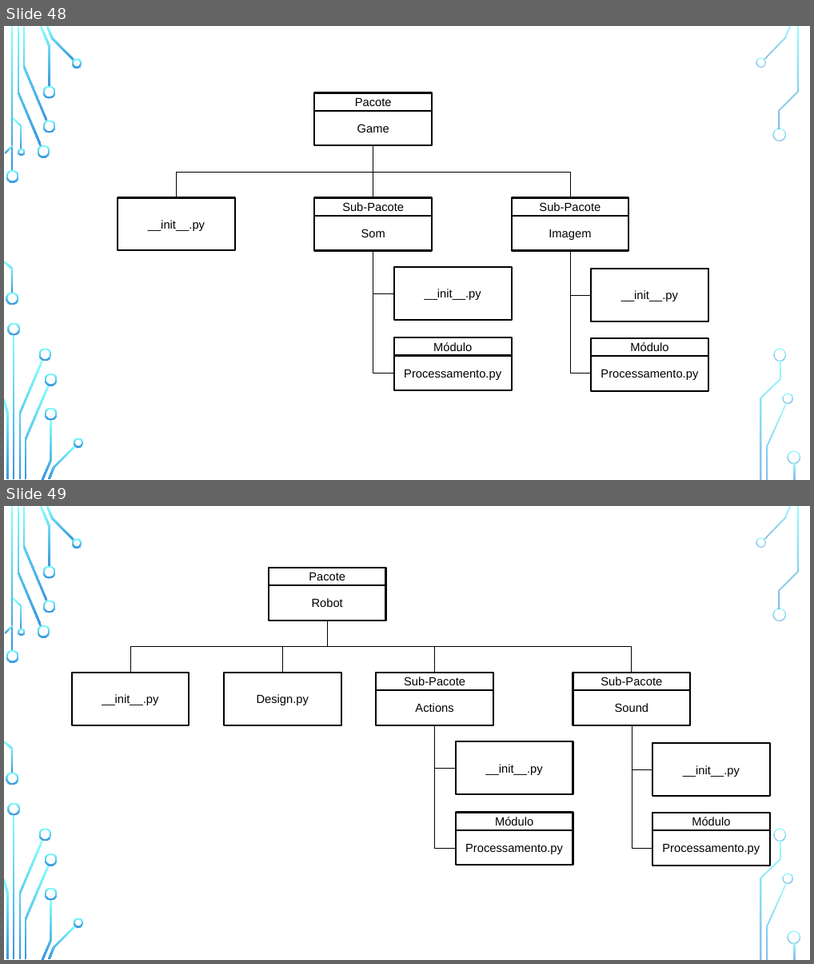
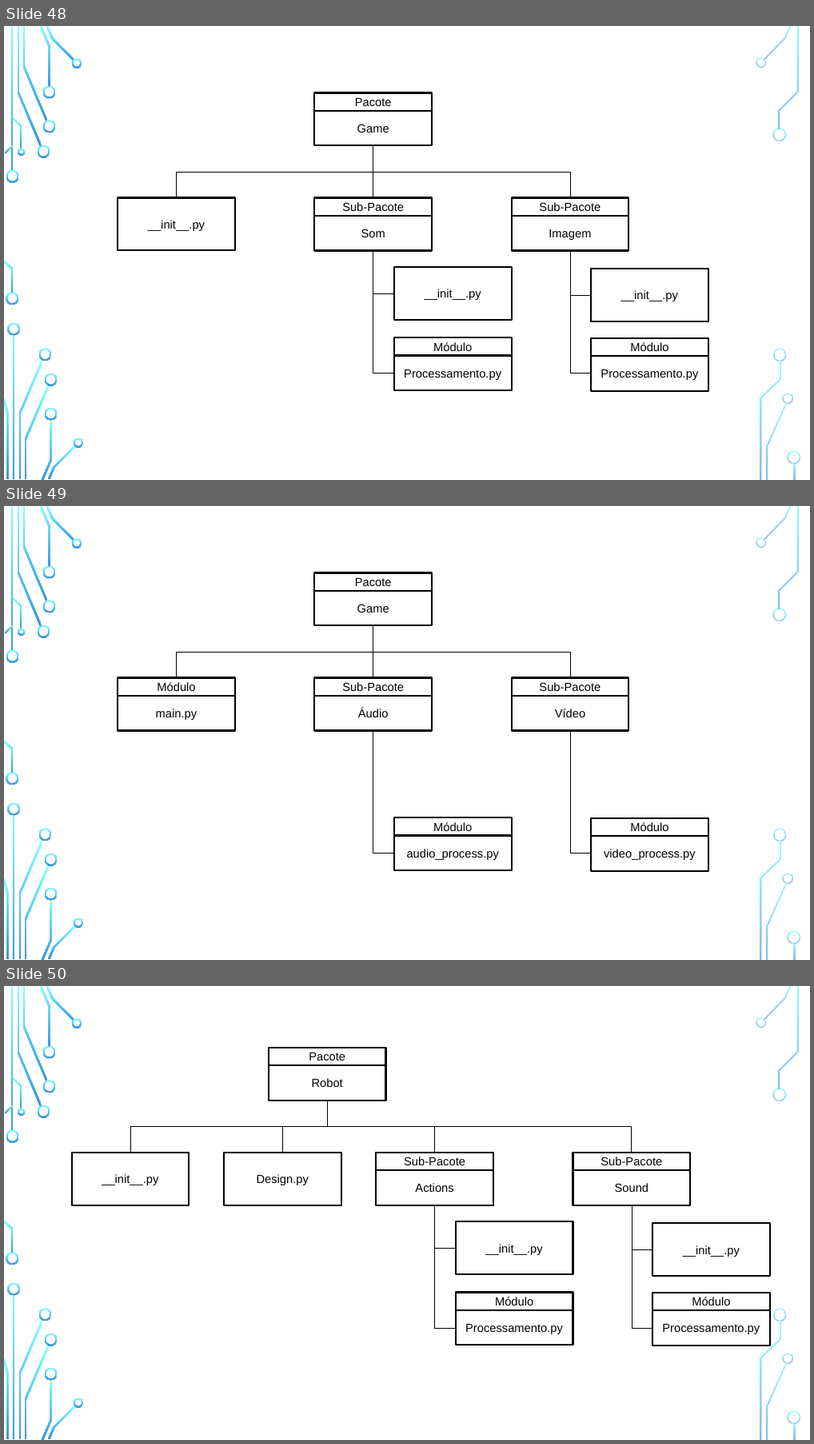
Before and after one commit to zz4fap/python-programming, a slide deck: figures/C126_figures.pptx. Shown one above the other, each under a label of ours: slides 48 and 49 before the commit, slides 48, 49 and 50 after it. The pictures are 814x964 and 814x1444 pixels, drawn with LibreOffice and Linux fonts; fonts in the diff are those of the drawing; background and template pictures are left out. Boxes give left, top, right and bottom in pixels: in the first picture for what was removed or moved away, otherwise in the second. Text is boxed around its words. In the diff, an @@ line names an element or a change of style, - is before the commit and + after.

```diff
--- a/figures/C126_figures.pptx
+++ b/figures/C126_figures.pptx
@@ slide 49 added at (4, 506, 810, 960), background picture (left out); not listed: 36 template elements that a slide beside it also shows @@
@@ group added at (118, 572, 709, 871): 12 rectangles, 4 elbow lines, 1 line @@
+Pacote
+Game
+Sub-Pacote
+Áudio
+Sub-Pacote
+Vídeo
+Módulo
+audio_process.py
+Módulo
+video_process.py
+Módulo
+main.py
@@ what was slide 49 is now slide 50 @@
```
Also in this commit, not shown: 2 other files.
